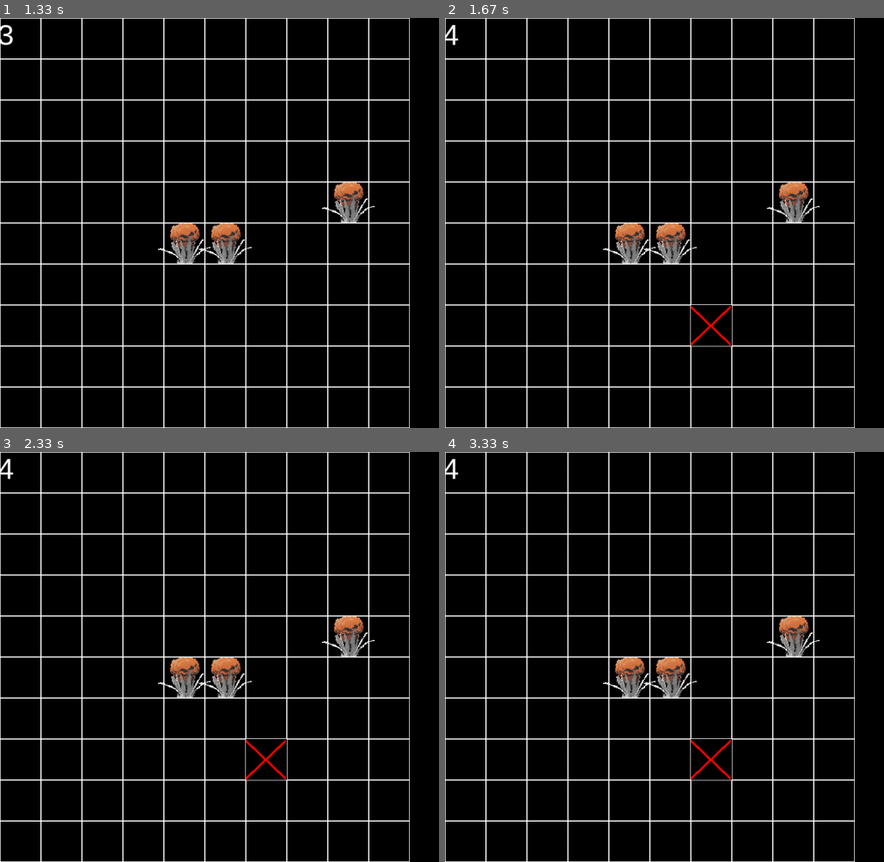
Above: before the commit, frames 1-4 (two rows, left to right).
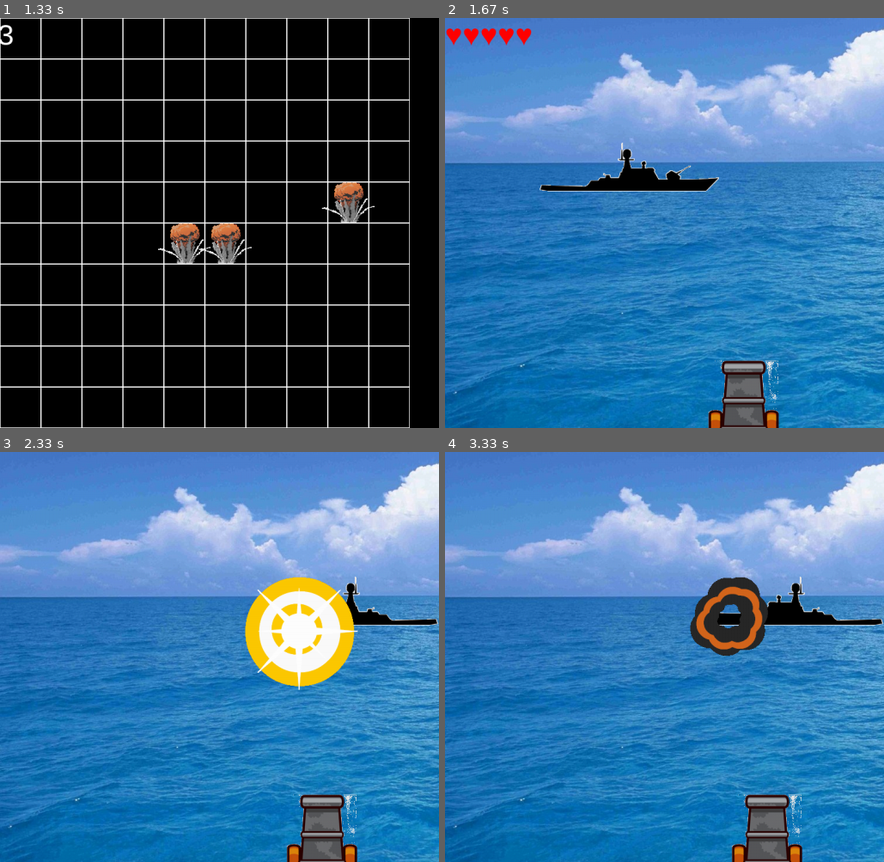
Above: after the commit, the same moments.

Repository: su-andrey/pygame_project
Game: pygame game, started from main.py
The game is run twice, just before and just after one commit, with the same random seed, the same clock (stepped at 60 frames per second) and the same inputs.
Inputs (mouse positions are in pixels of both pictures, inside the frame that each line leads up to):
- Up to frame 1 (1.33 s): click (219, 223) at 0.38 s; click (201, 239) at 0.72 s; click (359, 210) at 1.05 s
- Up to frame 2 (1.67 s): click (708, 313) at 1.38 s
- Up to frame 3 (2.33 s): tap Space at 1.67, 2.07 s; hold Right from 2 s (still down)
- Up to frame 4 (3.33 s): tap Space at 2.37, 3.07 s; release Right at 2.47 s; hold Z from 3 s (still down)

Frame 1 is identical in both runs. In frame 2, 99% of the frame differs, in the area x 0-100%, y 0-100%; in frame 3, 100%; in frame 4, 99%.

Commit message:
Теперь корабль стреляет в ответ, а main и war взаимодействуют друг с другом. Необходимо пофиксить ддмг у пули, попадающей в корабль

Diff:
--- a/main.py
+++ b/main.py
@@ -1,5 +1,5 @@
 import os
-
+from war import start as s_t
 import pygame
 
 missed = pygame.sprite.Group()
@@ -31,9 +31,7 @@
         self.rect = self.image.get_rect()
         self.rect.centerx, self.rect.y = pos[0] // cell_size * cell_size + cell_size / 2, pos[
             1] // cell_size * cell_size
-        # вычисляем маску для эффективного сравнения
         self.mask = pygame.mask.from_surface(self.image)
-        # располагаем горы внизу
 
 
 class Board:
@@ -67,23 +65,27 @@
 
     def get_click(self, pos):
         x, y = pos[0] // self.cell_size, pos[1] // self.cell_size
-        if self.check(x, y):
-            self.cnt += 1
-            self.board[y][x] = 2
-        else:
-            self.cnt += 1
-            missed.add(Missed_Mine(pos))
+        if x < self.height and y < self.height:
+            if self.check(x, y):
+                s_t(5)
+                self.cnt += 1
+                self.board[y][x] = 2
+            else:
+                self.cnt += 1
+                missed.add(Missed_Mine(pos))
 
     def check(self, x, y):
-        return self.board[y][x]
+        try:
+            return self.board[y][x]
+        except IndexError:
+            return None
 
     def render(self, screen):
         missed.draw(screen)
         for i in range(self.height):
             for j in range(self.width):
-                if self.board[i][j] in (0, 1):
-                    pygame.draw.rect(screen, 'white', (
-                        j * self.cell_size, i * self.cell_size, self.cell_size, self.cell_size), 1)
+                pygame.draw.rect(screen, 'white', (
+                    j * self.cell_size, i * self.cell_size, self.cell_size, self.cell_size), 1)
                 if self.board[j][i] == 2:
                     pygame.draw.line(screen, 'red', (i * self.cell_size, j * self.cell_size + 3),
                                      (i * self.cell_size + self.cell_size - 3, j * self.cell_size + cell_size - 3),
--- a/war.py
+++ b/war.py
@@ -64,27 +64,40 @@
 class Bullet(pygame.sprite.Sprite):
     image = load_image('bullet.png')
 
-    def __init__(self, x):
+    def __init__(self, x, y, sign):
         super().__init__(bullet)
-        self.image = Bullet.image
+        if sign == '-':
+            self.image = Bullet.image
+        else:
+            self.image = pygame.transform.flip(Bullet.image, False, True)
         self.rect = self.image.get_rect()
         self.rect.x = x + 40
-        self.rect.y = 580
+        self.rect.y = y
+        self.sign = sign
 
     def update(self):
-        if pygame.sprite.spritecollide(ship, bullet, True):
+        if pygame.sprite.collide_mask(ship, self):
             ship.health = ship.health[:-1]
-            expl = Explosion((self.rect.x + 30, self.rect.y - 80), 'sm')
+            print(ship.health)
+            self.kill()
+            expl = Explosion(self.rect.center)
             pygame.display.flip()
-        self.rect.y -= 20
-        if self.rect.y <= 0:
+        if pygame.sprite.collide_mask(cannon, self) and self.sign == '+':
+            ship.health.append('♥')
+            expl = Explosion(self.rect.center)
+            self.kill()
+        if self.sign == '-':
+            self.rect.y -= 20
+        else:
+            self.rect.y += 20
+        if self.rect.y <= 0 or self.rect.y >= height:
             self.kill()
 
 
 
 
 class Explosion(pygame.sprite.Sprite):
-    def __init__(self, center, size):
+    def __init__(self, center):
         super().__init__(all_sprites)
         self.size = size
         self.image = load_image(f'regularExplosion00.png')
@@ -96,7 +109,7 @@
     def go(self):
         ct = pygame.time.Clock()
         for i in range(9):
-            ct.tick(10)
+            ct.tick(15)
             all_sprites.draw(screen)
             self.image = load_image(f'regularExplosion0{i}.png')
             pygame.display.flip()
@@ -118,19 +131,19 @@
         self.rect.y = 100
         self.x = self.rect.x
 
+
     def update(self):
         self.x += 20
-        if ((self.x - (self.x) % 1000) // 1000) % 2:
-            self.rect.x = 1000 - self.x % 1000
+        if ((self.x - self.x % 480) // 480) % 2:
+            self.rect.x = 480 - self.x % 480
             self.image = self.image_2
         else:
             self.image = self.image_1
-            self.rect.x = self.x % 1000
+            self.rect.x = self.x % 480
 
 
 ship = Ship((55, 200))
 all_sprites.add(ship)
-running = True
 clock = pygame.time.Clock()
 
 
@@ -138,23 +151,24 @@
     font = pygame.font.Font(pygame.font.match_font('arial'), 50)
     text_surface = font.render(''.join(ship.health), True, 'red ')
     text_rect = text_surface.get_rect()
-    text_rect.midtop = (80, 0)
+    text_rect.midtop = (15 * len(ship.health), 0)
     screen.blit(text_surface, text_rect)
 
-
-while ship.health:
-    all_sprites.draw(screen)
-    clock.tick(30)
-    ship_1.draw(screen)
-    ship_1.update()
-    draw_text()
-    bullet.update()
-    bullet.draw(screen)
-    pygame.display.flip()
-    for event in pygame.event.get():
-        if event.type == pygame.QUIT:
-            exit()
-        if event.type == pygame.KEYDOWN:
+def start(health):
+    bullet = pygame.sprite.Group()
+    ship.health = ['♥' for i in range(health)]
+    while ship.health:
+        all_sprites.draw(screen)
+        clock.tick(30)
+        ship_1.draw(screen)
+        ship_1.update()
+        draw_text()
+        bullet.update()
+        bullet.draw(screen)
+        pygame.display.flip()
+        for event in pygame.event.get():
+            if event.type == pygame.QUIT:
+                exit()
             keys = pygame.key.get_pressed()
             if keys[pygame.K_LEFT]:
                 if cannon.rect.x > 0:
@@ -163,4 +177,6 @@
                 if cannon.rect.x < 1200:
                     cannon.rect.x += 10
             if keys[pygame.K_SPACE]:
-                bullet.add(Bullet(cannon.rect.x))
+                bullet.add(Bullet(cannon.rect.x, cannon.rect.y, '-'))
+            if keys[pygame.K_z] or keys[pygame.K_x]:
+                bullet.add(Bullet(ship.rect.x, ship.rect.y + 196, '+'))
Binary file removed: data/fire.png
